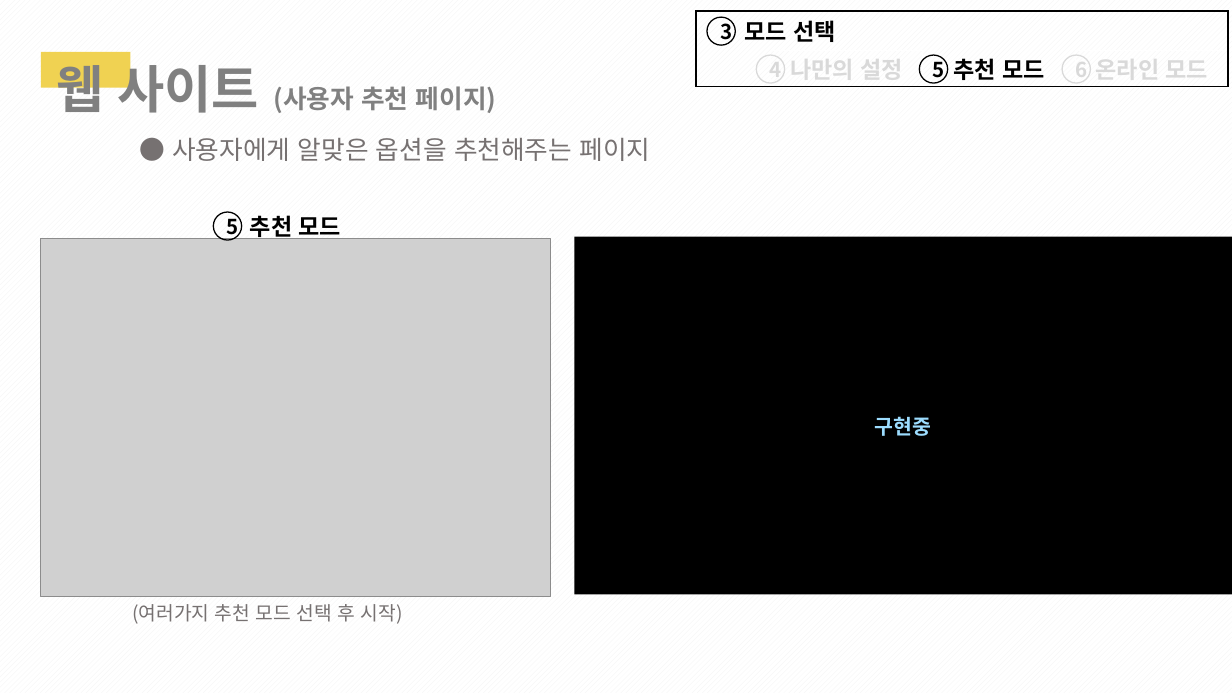
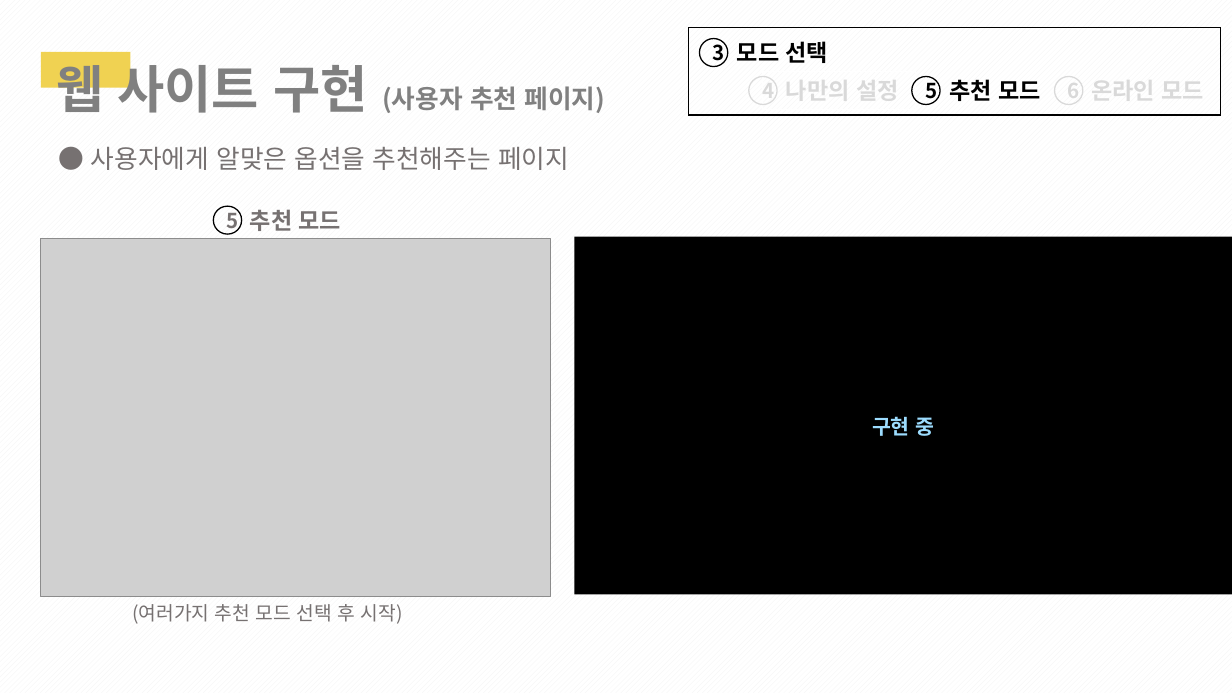
Before and after one commit to 1team-CapstonDesign1/weekly_Report, a slide deck: slide 26 of Week_11/1조_11주차_cd_발표PPT.pptx. Drawn at 1232x693 pixels with LibreOffice and Linux fonts; fonts in the diff are those of the drawing; grey boxes stand for pictures. Boxes give left, top, right and bottom in pixels: in the first picture for what was removed or moved away, otherwise in the second. Text is boxed around its words. In the diff, an @@ line names an element or a change of style, - is before the commit and + after.

```diff
--- a/Week_11/1조_11주차_cd_발표PPT.pptx
+++ b/Week_11/1조_11주차_cd_발표PPT.pptx
@@ rectangle resized from (x1=696, y1=11, x2=1228, y2=86) to (x1=689, y1=28, x2=1221, y2=116) @@
@@ text at (x1=56, y1=56, x2=606, y2=121): text changed @@
-웹 사이트 (사용자 추천 페이지)
+웹 사이트 구현 (사용자 추천 페이지)
@@ 2 ellipses, 1 text moved together from (x1=707, y1=17, x2=1091, y2=83) to (x1=700, y1=39, x2=1083, y2=104) @@
@@ 2 ellipses, 2 texts, 1 rectangle moved together from (x1=744, y1=20, x2=1228, y2=88) to (x1=737, y1=41, x2=1204, y2=109) @@
@@ text "온라인 모드" at (x1=1091, y1=73, x2=1204, y2=106): outline #FFFFFF 0.75 pt to none @@
@@ text "● 사용자에게 알맞은 옵션을 추천해주는 ..." moved from (x1=172, y1=138, x2=650, y2=161) to (x1=91, y1=147, x2=569, y2=170) @@
@@ text "추천 모드" at (x1=250, y1=209, x2=342, y2=231): text colour #000000 to #767171 @@
@@ ellipse "5" moved from (x1=213, y1=212, x2=242, y2=239) to (x1=213, y1=206, x2=242, y2=234) @@
@@ ellipse "5" at (x1=213, y1=206, x2=242, y2=234): text colour #000000 to #767171 @@
@@ text in rectangle at (x1=872, y1=416, x2=934, y2=436): spaces changed @@
-구현중
+구현 중
```
Also in this commit, not shown: 21 other slides changed, 3 slides added, 1 slide removed.
